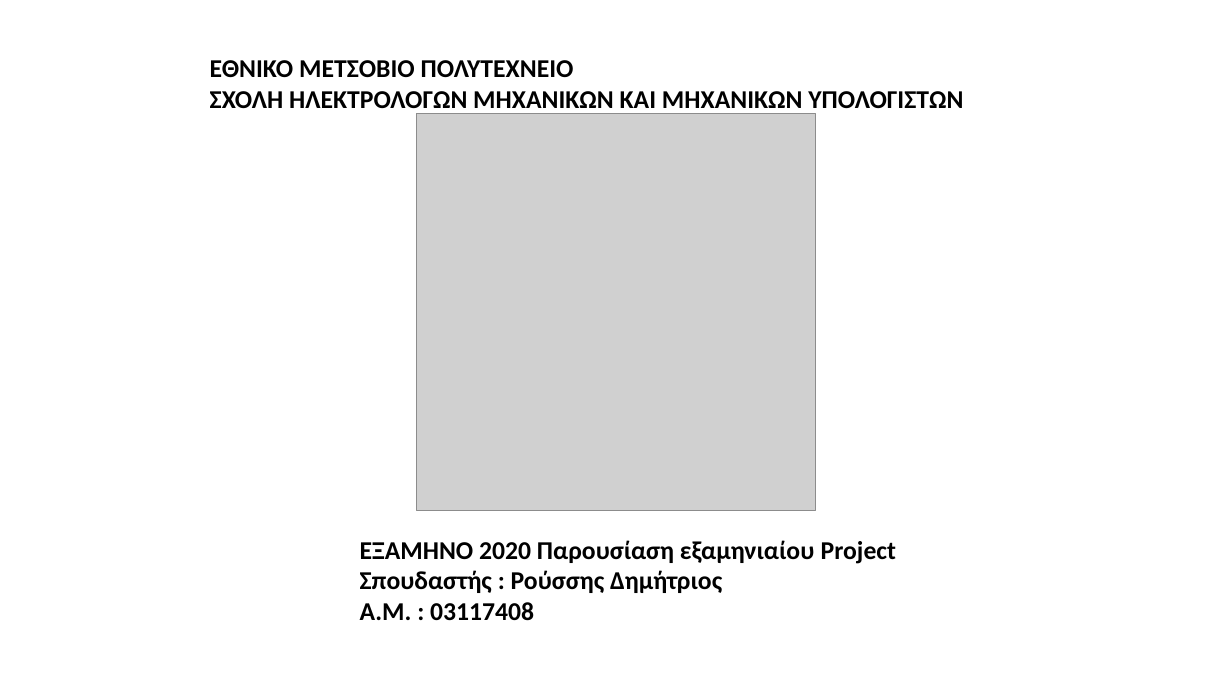
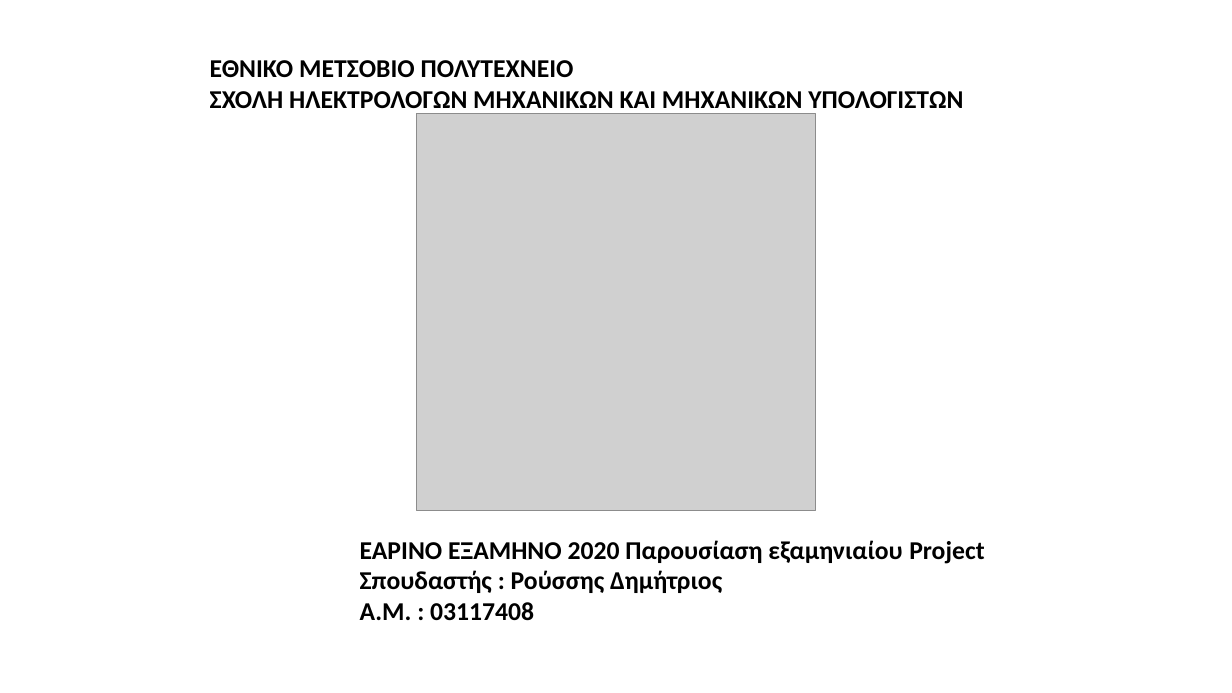
Before and after one commit to el17408/appathon-project, a slide deck: slide 1 of documentation/IaA_Project_Ρούσσης_Δημήτριος_el17408.pptx. Drawn at 1232x693 pixels with LibreOffice and Linux fonts; fonts in the diff are those of the drawing; grey boxes stand for pictures. Boxes give left, top, right and bottom in pixels: in the first picture for what was removed or moved away, otherwise in the second. Text is boxed around its words. In the diff, an @@ line names an element or a change of style, - is before the commit and + after.

```diff
--- a/documentation/IaA_Project_Ρούσσης_Δημήτριος_el17408.pptx
+++ b/documentation/IaA_Project_Ρούσσης_Δημήτριος_el17408.pptx
@@ text at (360,540,984,564): text changed @@
-          ΕΞΑΜΗΝΟ 2020 Παρουσίαση εξαμηνιαίου Project
+          ΕΑΡΙΝΟ ΕΞΑΜΗΝΟ 2020 Παρουσίαση εξαμηνιαίου Project
```
Also in this commit, not shown: 3 other slides changed, 2 other files.
